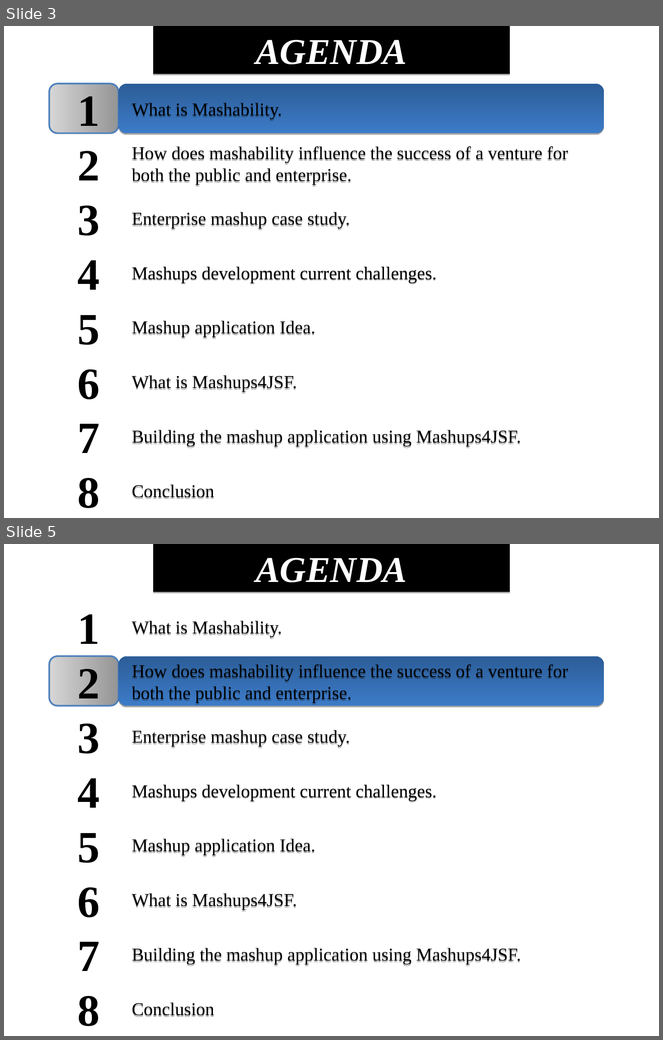
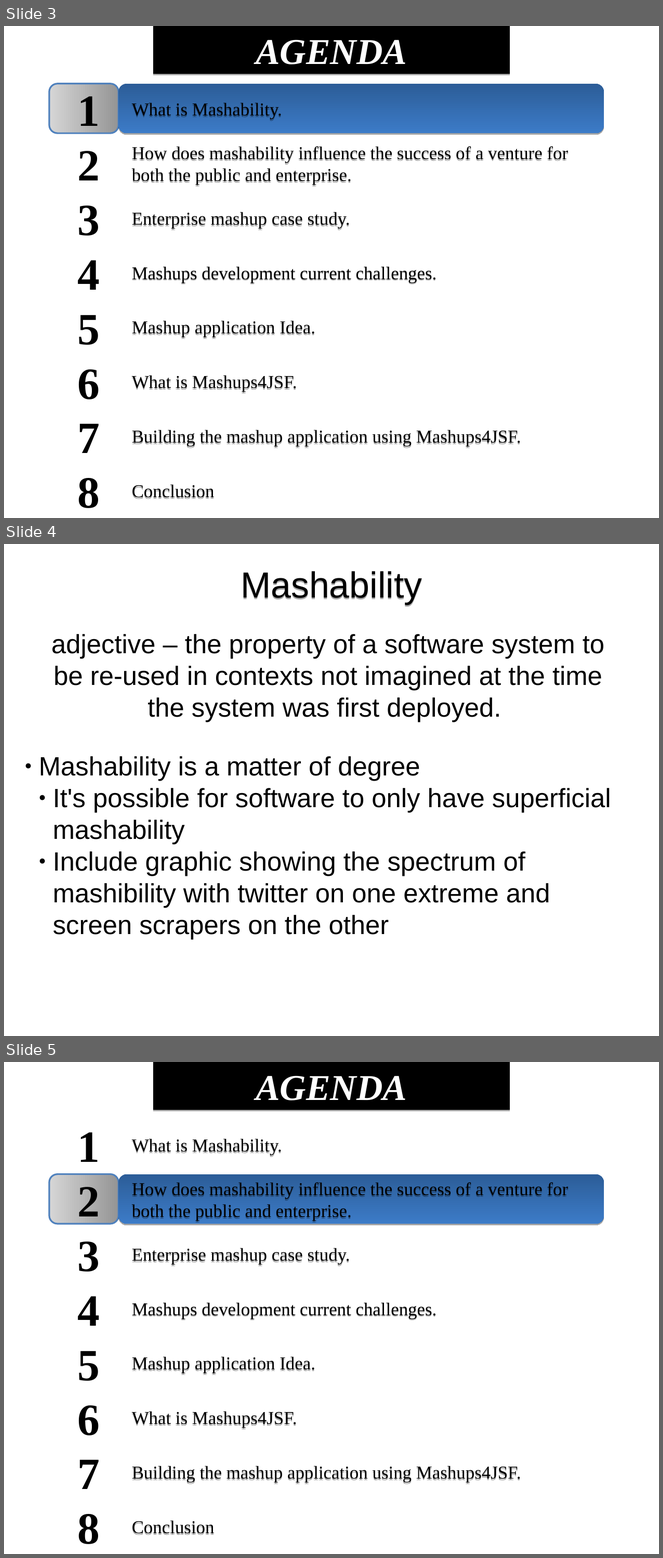
Before and after one commit to demo007/mashups4jsf, a slide deck: overview-architecture/JavaOne-2010/Mashups4JSF(Part2).odp. Shown one above the other, each under a label of ours: slides 3 and 5 before the commit, slides 3, 4 and 5 after it; the slides between them are not shown. The pictures are 663x1040 and 663x1558 pixels, drawn with LibreOffice and Linux fonts; fonts in the diff are those of the drawing. Boxes give left, top, right and bottom in pixels: in the first picture for what was removed or moved away, otherwise in the second. Text is boxed around its words. In the diff, an @@ line names an element or a change of style, - is before the commit and + after.

```diff
--- a/overview-architecture/JavaOne-2010/Mashups4JSF(Part2).odp
+++ b/overview-architecture/JavaOne-2010/Mashups4JSF(Part2).odp
@@ slide 4 added at [4,544,659,1036], background #FFFFFF @@
@@ title added at [241,571,422,606], 44 pt, text #000000 @@
+Mashability
@@ subtitle added at [51,634,605,722], 32 pt, text #000000 @@
+adjective – the property of a software system to be re-used in contexts not imagined at the time the system was first deployed.
@@ text added at [39,756,611,940], 32 pt, text #000000 @@
+● Mashability is a matter of degree
+  ● It's possible for software to only have superficial mashability
+  ● Include graphic showing the spectrum of mashibility with twitter on one extreme and screen scrapers on the other
```
Also in this commit, not shown: 3 other slides added, 1 slide removed.
